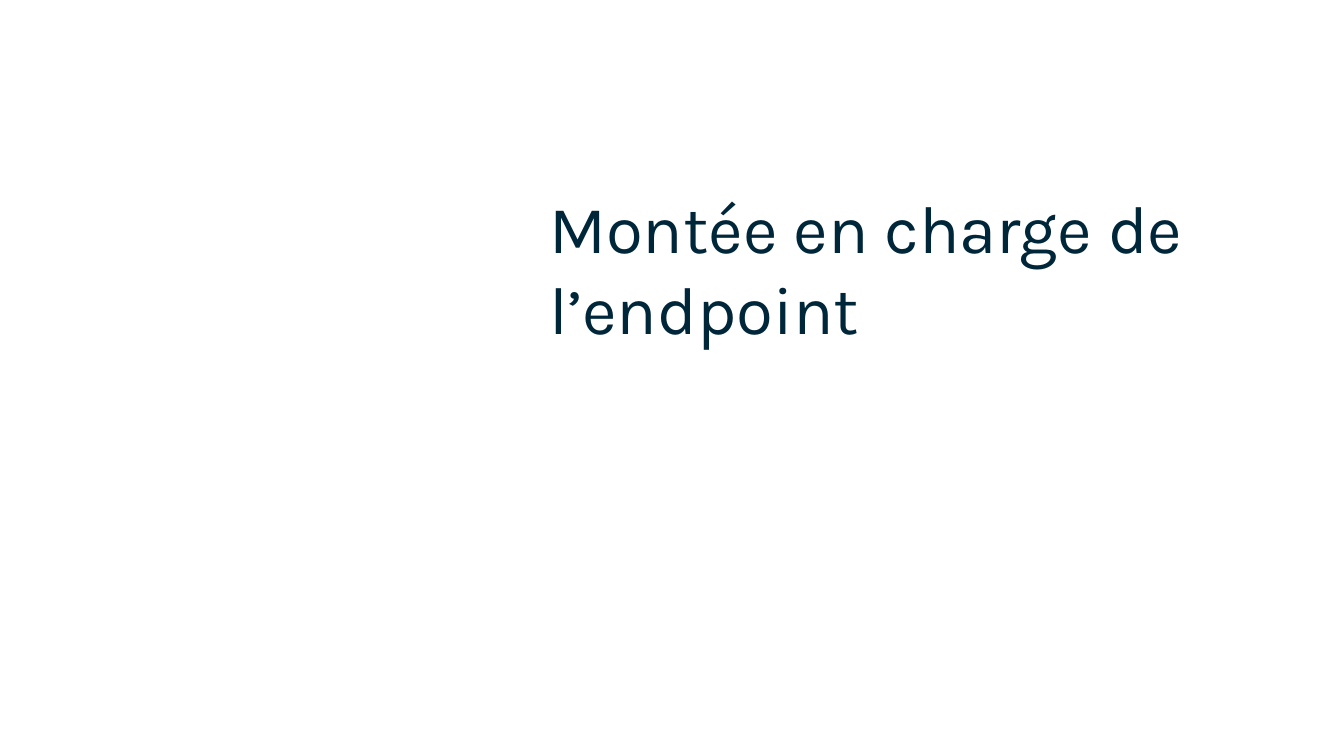
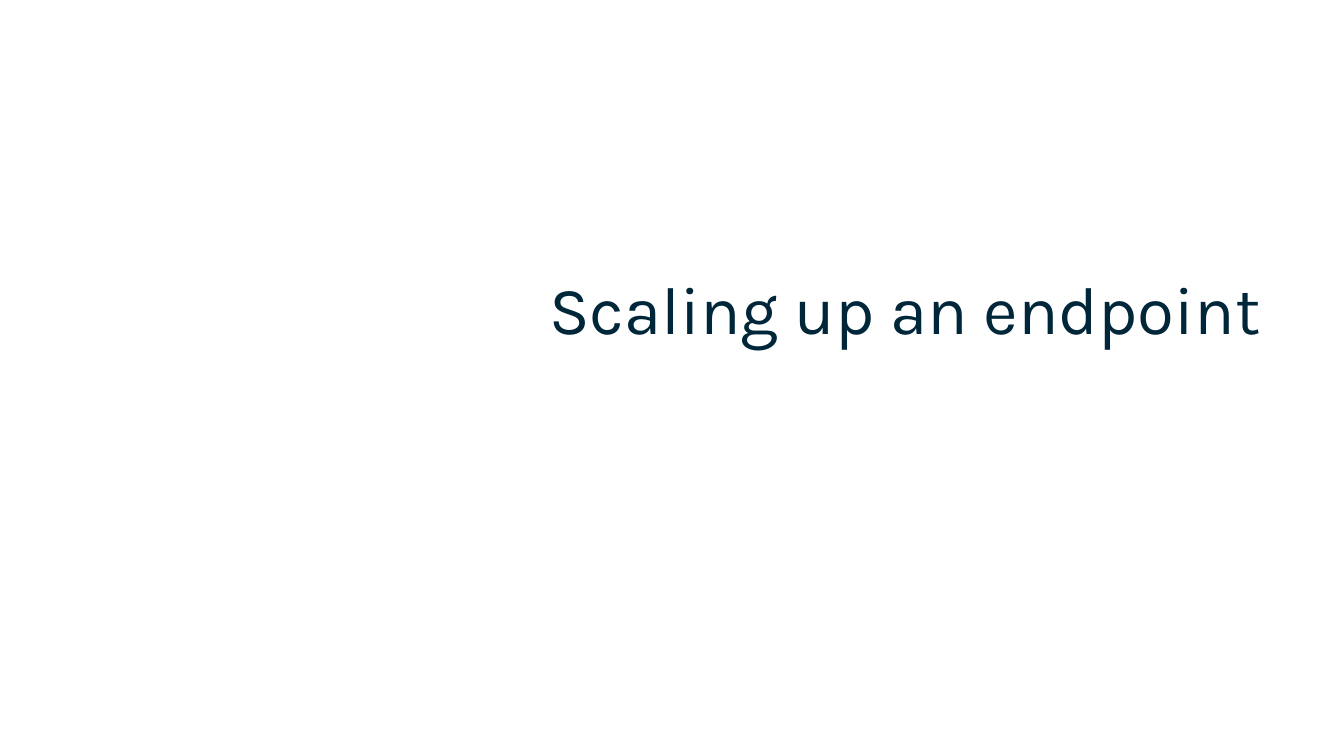
Before and after one commit to plpv/mlops-azure-course, a slide deck: slide 14 of slides/2_deploy-model_azure/2-Train and deploy ML models.pptx. Drawn at 1344x756 pixels with LibreOffice and Linux fonts; fonts in the diff are those of the drawing; background and template pictures are left out. Boxes give left, top, right and bottom in pixels: in the first picture for what was removed or moved away, otherwise in the second. Text is boxed around its words. In the diff, an @@ line names an element or a change of style, - is before the commit and + after.

```diff
--- a/slides/2_deploy-model_azure/2-Train and deploy ML models.pptx
+++ b/slides/2_deploy-model_azure/2-Train and deploy ML models.pptx
@@ title at bbox=[549, 287, 1260, 351]: text changed @@
-Montée en charge de l’endpoint
+Scaling up an endpoint
```
Also in this commit, not shown: 13 other slides changed, 1 slide added, 1 slide removed.
